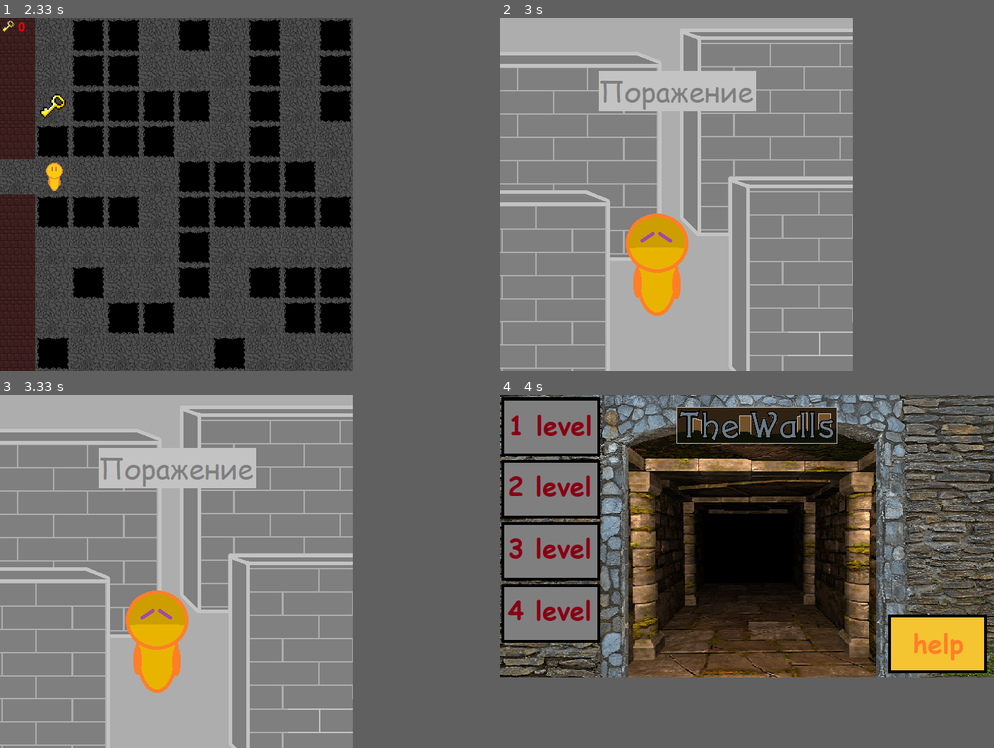
Above: before the commit, frames 1-4 (two rows, left to right).
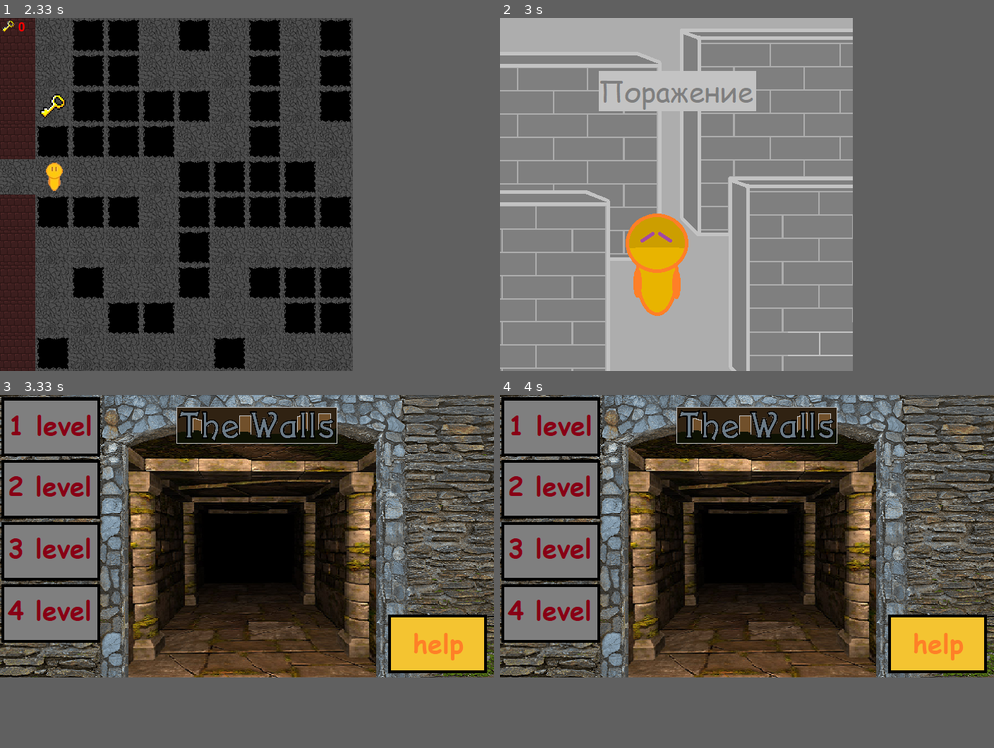
Above: after the commit, the same moments.

Repository: demonic-katana/LiceyProject_pygame
Game: pygame game, started from gameV4.py
The game is run twice, just before and just after one commit, with the same random seed, the same clock (stepped at 60 frames per second) and the same inputs.
Inputs (mouse positions are in pixels of both pictures, inside the frame that each line leads up to):
- Up to frame 1 (2.33 s): click (49, 173) at 0.38 s; hold K 0.67-1.13 s; hold Up 0.67-1.13 s; hold Right 1.67-2.3 s
- Up to frame 2 (3 s): hold Down 2.33-2.7 s; tap K at 2.73 s
- Up to frame 3 (3.33 s): click (79, 670) at 3.12 s
- Up to frame 4 (4 s): tap K at 3.4 s
In frame 3 the window is 500x500 before the commit and 700x400 after it. Grey fills any space a smaller window leaves; there, only what the larger window draws over its background counts as a difference.

Frames 1-2 are identical in both runs. In frame 3, 74% of the frame differs, in the area x 0-100%, y 0-100%; in frame 4, nothing differs.

Commit message:
Added hot key to turn off the sound

Diff:
--- a/gameV4.py
+++ b/gameV4.py
@@ -141,13 +141,15 @@
 
 
 def game(WIDTH, HEIGHT):
+    global music_on
     # инициализация окна
     pygame.init()
     size = WIDTH, HEIGHT
     screen = pygame.display.set_mode(size)
     clock = pygame.time.Clock()
     pygame.mixer.music.load('data/music/main_music.wav')
-    pygame.mixer.music.play(-1)
+    if music_on:
+        pygame.mixer.music.play(-1)
     # инициализация объектов
     board = Board(len(_map), len(_map[0]), 50, _map)
     # счётчик ключей
@@ -192,16 +194,27 @@
                                                                 board.cell[player_pos[0] + 1][player_pos[1]].process(
                                                                     ['e'])):
                     board.move(1, 0)
+
+                elif event.key == pygame.K_k:
+                    if music_on:
+                        pygame.mixer.music.stop()
+                        music_on = False
+                    else:
+                        pygame.mixer.music.play()
+                        music_on = True
+
         player_pos = board.player.pos
         if board.cell[player_pos[0]][player_pos[1]].process(['m']):
             board.cell[player_pos[0]][player_pos[1]].image = board.images['.']
             board.cell[player_pos[0]][player_pos[1]].sign = '.'
             players_keys += 1
-            pygame.mixer.Sound.play(key_sound)
+            if music_on:
+                pygame.mixer.Sound.play(key_sound)
             if players_keys == keys:
                 keys_color = (0, 255, 0)
                 door_is_open = True
-                pygame.mixer.Sound.play(door_opening_sound)
+                if music_on:
+                    pygame.mixer.Sound.play(door_opening_sound)
                 board.cell[board.exit_pos[0]][board.exit_pos[1]].image = load_image('door_open.png')
         elif board.cell[player_pos[0]][player_pos[1]].process(['o']):
             running = False
@@ -228,16 +241,19 @@
     if game_position == 'game_won':
         image = load_image('game_won.png')
         position_art = image.get_rect()
-        game_sound = pygame.mixer.Sound("data/music/game_won_sound.wav")
         pygame.mixer.music.load('data/music/game_won_music.wav')
+        if music_on:
+            game_sound = pygame.mixer.Sound("data/music/game_won_sound.wav")
     else:
         image = load_image('game_over.png')
         position_art = image.get_rect()
-        game_sound = pygame.mixer.Sound("data/music/game_over_sound.mp3")
         pygame.mixer.music.load('data/music/game_over_music.wav')
-    pygame.mixer.Sound.play(game_sound)
+        if music_on:
+            game_sound = pygame.mixer.Sound("data/music/game_over_sound.mp3")
+    if music_on:
+        pygame.mixer.Sound.play(game_sound)
     running = True
-    music_is_run = False
+    music_is_run = not music_on
     while running:
         for event in pygame.event.get():
             if event.type == pygame.QUIT:
@@ -245,6 +261,14 @@
             elif event.type == pygame.MOUSEBUTTONDOWN:
                 if event.button == 1:
                     return 1
+            elif event.type == pygame.KEYDOWN:
+                if event.key == pygame.K_k:
+                    if music_on:
+                        pygame.mixer.music.stop()
+                        music_on = False
+                    else:
+                        pygame.mixer.music.play(-1)
+                        music_on = True
         # отрисовка экрана исходя из позиции игры
         screen.fill(pygame.Color(0, 0, 0))
         screen.blit(image, position_art)
@@ -258,13 +282,15 @@
 
 
 def menu():
+    global music_on
     # инициализация окна
     pygame.init()
     size = 700, 400
     screen = pygame.display.set_mode(size)
     image = load_image('start.bmp')
     pygame.mixer.music.load('data/music/start_music.mp3')
-    pygame.mixer.music.play(-1)
+    if music_on:
+        pygame.mixer.music.play(-1)
     menu_art = image.get_rect()
     running = True
     # работа с пользователем
@@ -289,6 +315,14 @@
                         keys = keys_3
                         selection = level_3
                         running = False
+            elif event.type == pygame.KEYDOWN:
+                if event.key == pygame.K_k:
+                    if music_on:
+                        pygame.mixer.music.stop()
+                        music_on = False
+                    else:
+                        pygame.mixer.music.play(-1)
+                        music_on = True
         # отрисовка меню
         screen.fill(pygame.Color(0, 0, 0))
         screen.blit(image, menu_art)
@@ -302,6 +336,7 @@
     global tiles
     global player
     _r = 1
+    music_on = True
     while _r == 1:
         all_sprites = pygame.sprite.Group()
         tiles = pygame.sprite.Group()
